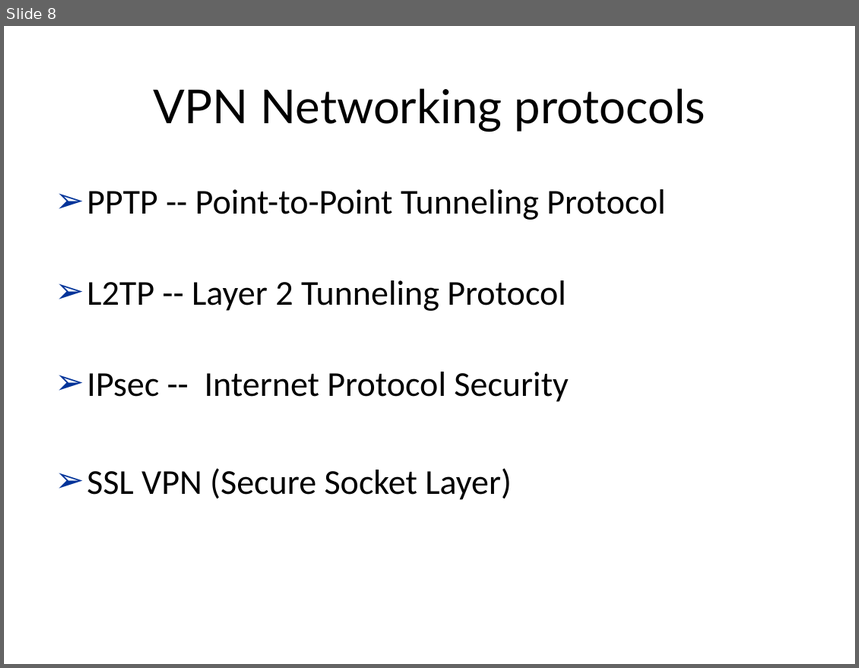
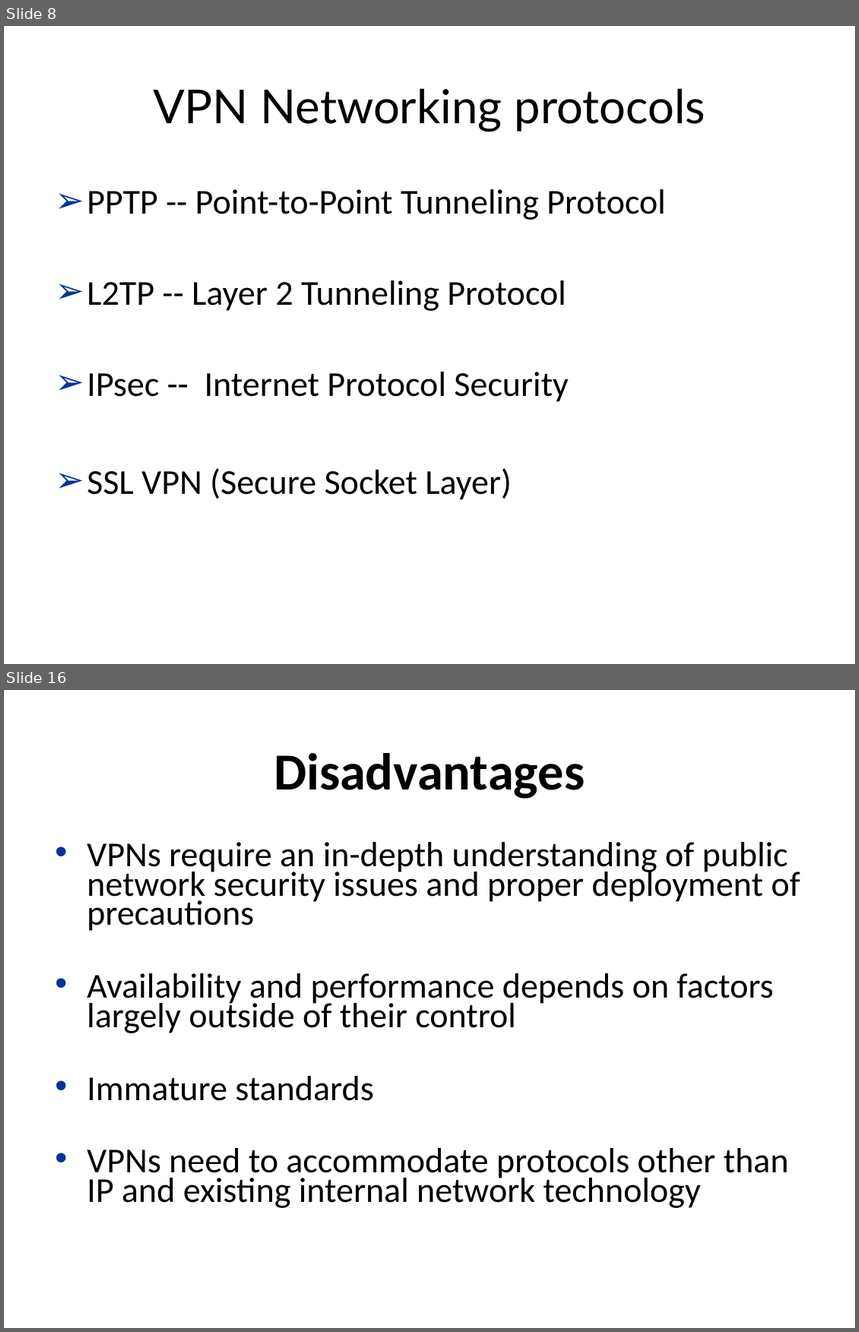
Before and after one commit to congnv8192/virtual-private-network-demo, a slide deck: present/VIRTUAL PRIVATE NETWORKS.pptx. Shown one above the other, each under a label of ours: slide 8 before the commit, slides 8 and 16 after it; the slides between them are not shown. The pictures are 859x668 and 859x1332 pixels, drawn with LibreOffice and Linux fonts; fonts in the diff are those of the drawing; background and template pictures are left out. Boxes give left, top, right and bottom in pixels: in the first picture for what was removed or moved away, otherwise in the second. Text is boxed around its words. In the diff, an @@ line names an element or a change of style, - is before the commit and + after.

```diff
--- a/present/VIRTUAL PRIVATE NETWORKS.pptx
+++ b/present/VIRTUAL PRIVATE NETWORKS.pptx
@@ slide 16 added at box(4, 690, 855, 1328), background picture (left out) @@
@@ title added at box(274, 753, 585, 799), 44 pt, text #000000, bold @@
+Disadvantages
@@ text added at box(87, 842, 800, 1208), 29.6 pt, text #000000 @@
+• VPNs require an in-depth understanding of public network security issues and proper deployment of precautions
+• Availability and performance depends on factors largely outside of their control
+• Immature standards
+• VPNs need to accommodate protocols other than IP and existing internal network technology
```
Also in this commit, not shown: 10 slides changed, 10 other slides added, 12 other files.
